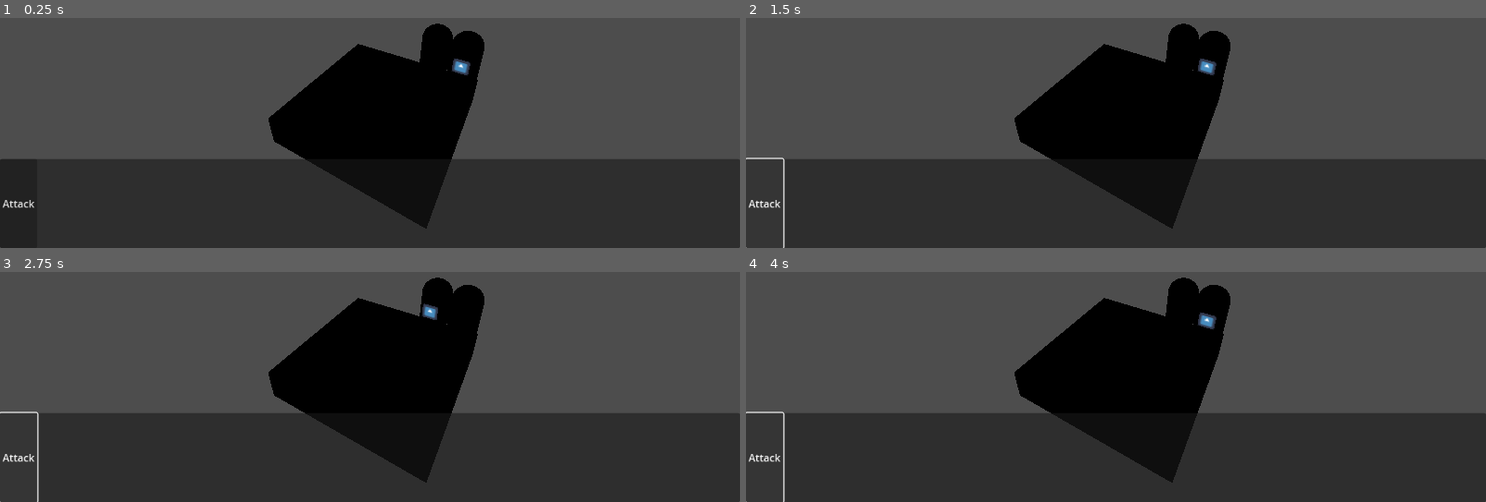
Above: before the commit, frames 1-4 (two rows, left to right).
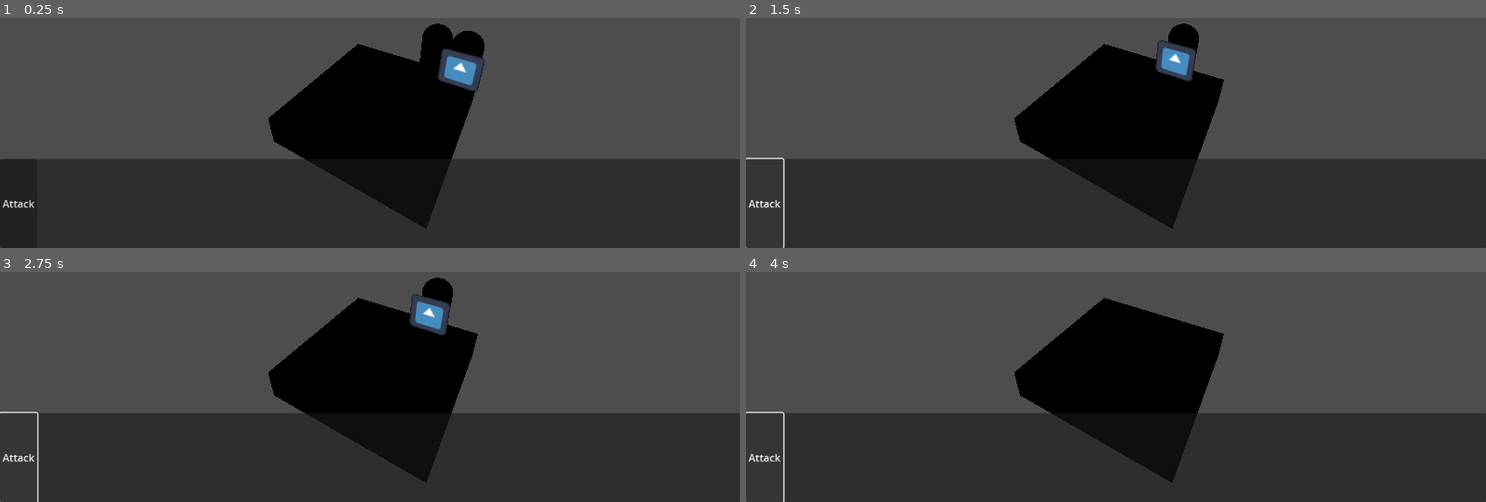
Above: after the commit, the same moments.

Repository: Fatbonks/Turn-based-rpg
Game: Godot game, scene res://world_scenes/battle_scene/battle_scene.tscn
The game is run twice, just before and just after one commit, with the same random seed, the same clock (stepped at 60 frames per second) and the same inputs. The engine's default icon, where the game draws it, is replaced by a stand-in: a white triangle on a blue panel in a dark square.
Inputs:
- Up to frame 1 (0.25 s): no input
- Up to frame 2 (1.5 s): click "Attack" at 0.5 s; tap Enter at 1.25 s; hold D (right) from 1.28 s (still down)
- Up to frame 3 (2.75 s): tap Space at 2 s; release D (right) at 2.03 s; hold A (left) from 2.03 s (still down)
- Up to frame 4 (4 s): tap Enter at 2.75 s; release A (left) at 2.78 s; hold D (right) from 2.78 s (still down); tap Space at 3.5 s

The runs differ from the first frame. In frame 1, 0.8% of the frame differs, in the area x 59-66%, y 13-33%; in frame 2, 1.4%; in frame 3, 1.5%; in frame 4, 1.5%, in the area x 56-66%, y 2-27%.

Commit message:
enemies can now be killed

Diff:
--- a/autoload/autoload.gd
+++ b/autoload/autoload.gd
@@ -1,6 +1,6 @@
 extends Node
 
-const ENEMY = preload("res://objects/enemies/enemy.tscn")
+const ENEMY = preload("res://objects/enemies/enemy_2.tscn")
 const PLAYER = preload("res://objects/player/player.tscn")
 
 var player_party:Array[PackedScene]
--- /dev/null
+++ b/objects/enemies/enemy_2.tscn
@@ -0,0 +1,38 @@
+[gd_scene load_steps=8 format=3 uid="uid://qch0bh6upbyy"]
+
+[ext_resource type="Script" path="res://objects/enemies/enemy.gd" id="1_1pdg7"]
+[ext_resource type="Texture2D" uid="uid://c7sha4iowablt" path="res://icon.svg" id="2_0u1by"]
+[ext_resource type="Script" path="res://Resources/scripts/character_stats.gd" id="2_hwi5j"]
+
+[sub_resource type="Resource" id="Resource_iqxld"]
+resource_local_to_scene = true
+script = ExtResource("2_hwi5j")
+name = ""
+max_health = 2
+health = 2
+damage = 1
+speed = 0
+
+[sub_resource type="CapsuleShape3D" id="CapsuleShape3D_5gvng"]
+
+[sub_resource type="StandardMaterial3D" id="StandardMaterial3D_10f4n"]
+albedo_color = Color(1, 0, 0, 1)
+
+[sub_resource type="CapsuleMesh" id="CapsuleMesh_42shd"]
+material = SubResource("StandardMaterial3D_10f4n")
+
+[node name="Enemy_2" type="CharacterBody3D"]
+script = ExtResource("1_1pdg7")
+stats = SubResource("Resource_iqxld")
+
+[node name="CollisionShape3D" type="CollisionShape3D" parent="."]
+shape = SubResource("CapsuleShape3D_5gvng")
+
+[node name="MeshInstance3D" type="MeshInstance3D" parent="."]
+mesh = SubResource("CapsuleMesh_42shd")
+
+[node name="Sprite3D" type="Sprite3D" parent="."]
+unique_name_in_owner = true
+transform = Transform3D(1, 0, 0, 0, 1, 0, 0, 0, 1, 0, 0, 0.697476)
+visible = false
+texture = ExtResource("2_0u1by")
--- a/world_scenes/battle_scene/battle_scene.gd
+++ b/world_scenes/battle_scene/battle_scene.gd
@@ -90,14 +90,20 @@
 
 
 func _on_player_attack_pressed():
-	instance_enemies[current_enemy].stats.take_damage(turnList[0].damage)
+	if instance_enemies.size() > 0:
+		instance_enemies[current_enemy].stats.take_damage(turnList[0].damage)
 
 func remove_from_turn_list(removed_object:String):
-	for object in range(turnList.size() - 1):
+	print(removed_object)
+	for object in range(len(turnList) - 1):
 		if turnList[object].name == removed_object:
 			turnList.pop_at(object)
-	for object in range(instance_enemies.size() - 1):
-		if instance_enemies[object].name == removed_object:
-			instance_enemies.remove_at(object)
-			print(instance_enemies)
-	print(turnList)
+	for i in len(instance_enemies):
+		print("asds")
+		if instance_enemies[i - 1].stats.name == removed_object:
+			instance_enemies.pop_at(i - 1)
+	if instance_enemies.size() > 0:
+		current_enemy = 0
+		instance_enemies[current_enemy].focus()
+	else:
+		choose_enemy = false
